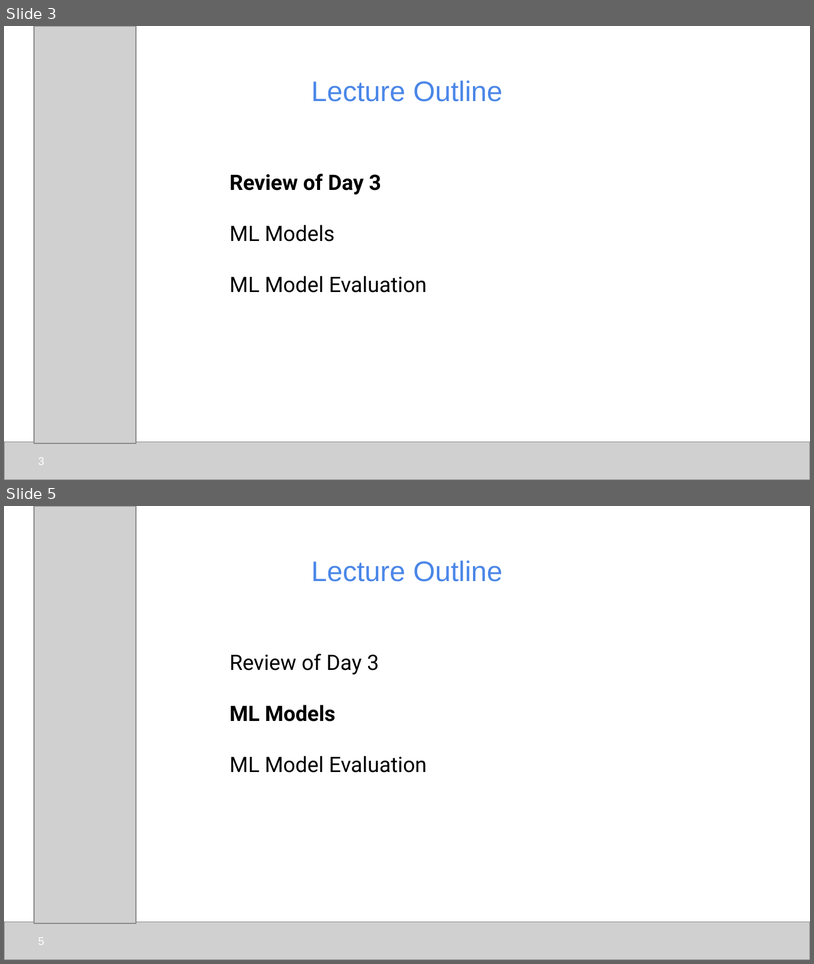
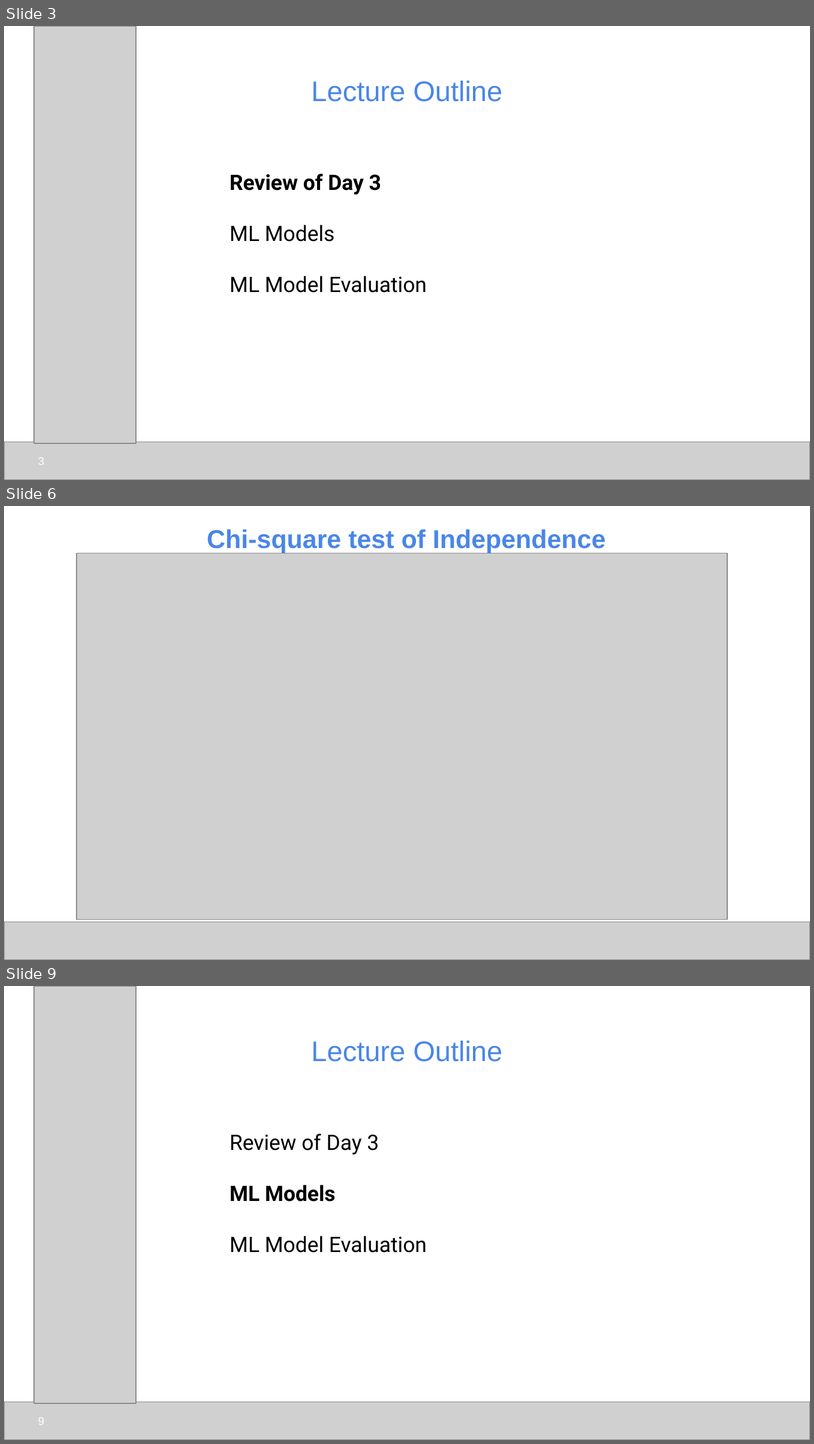
Before and after one commit to udel-cbcb/al_ml_workshop, a slide deck: Day_4/Lectures/Day_4_Lecture_1_ML_Models_and_Model_Evaluation.pptx. Shown one above the other, each under a label of ours: slides 3 and 5 before the commit, slides 3, 6 and 9 after it; the slides between them are not shown. The pictures are 814x964 and 814x1444 pixels, drawn with LibreOffice and Linux fonts; fonts in the diff are those of the drawing; grey boxes stand for pictures. Boxes give left, top, right and bottom in pixels: in the first picture for what was removed or moved away, otherwise in the second. Text is boxed around its words. In the diff, an @@ line names an element or a change of style, - is before the commit and + after.

```diff
--- a/Day_4/Lectures/Day_4_Lecture_1_ML_Models_and_Model_Evaluation.pptx
+++ b/Day_4/Lectures/Day_4_Lecture_1_ML_Models_and_Model_Evaluation.pptx
@@ slide 6 added at (4, 506, 810, 960), background #FFFFFF @@
@@ text added at (207, 529, 606, 553), 23 pt, text #4A86E8, bold @@
+Chi-square test of Independence
@@ picture added at (77, 553, 728, 919) @@
@@ picture added at (4, 921, 810, 959) @@
@@ what was slide 5 is now slide 9 @@
@@ page number at (38, 1417, 44, 1425): text changed @@
-5
+9
```
Also in this commit, not shown: 1 slide changed, 3 other slides added, 1 other file.
